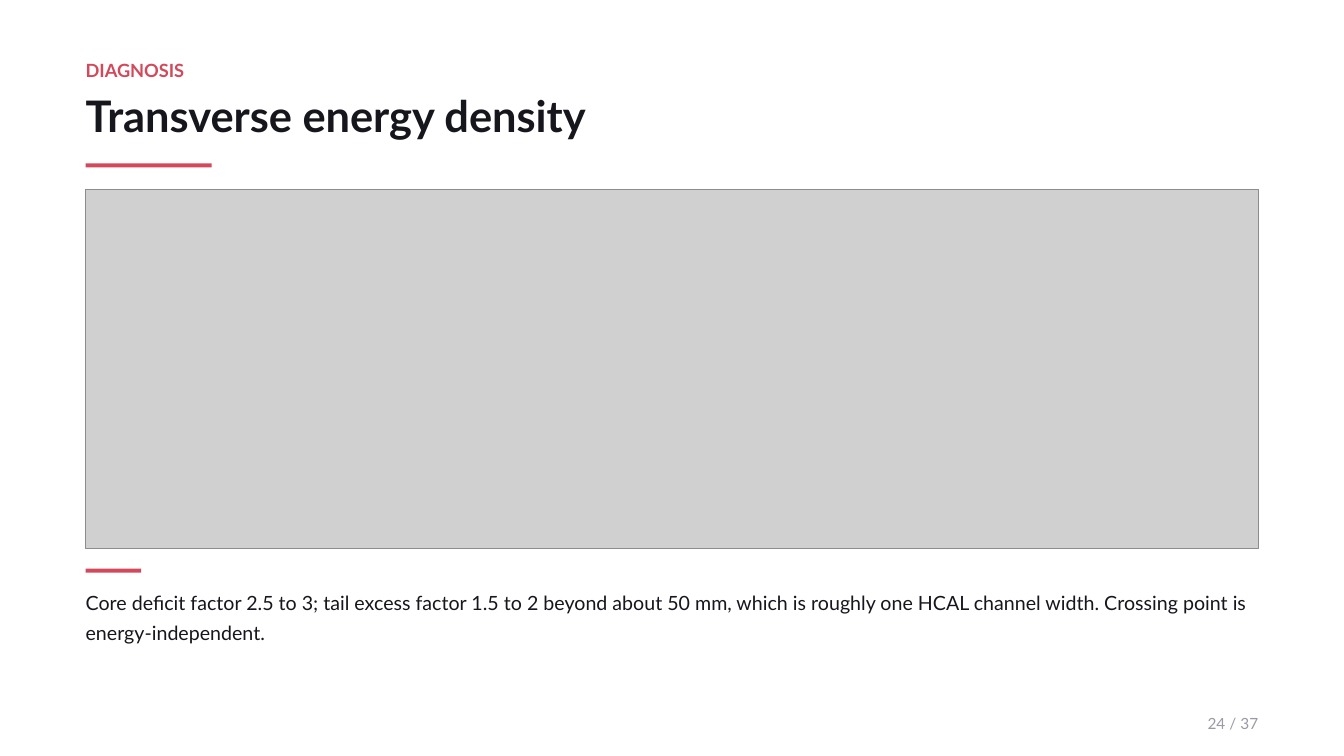
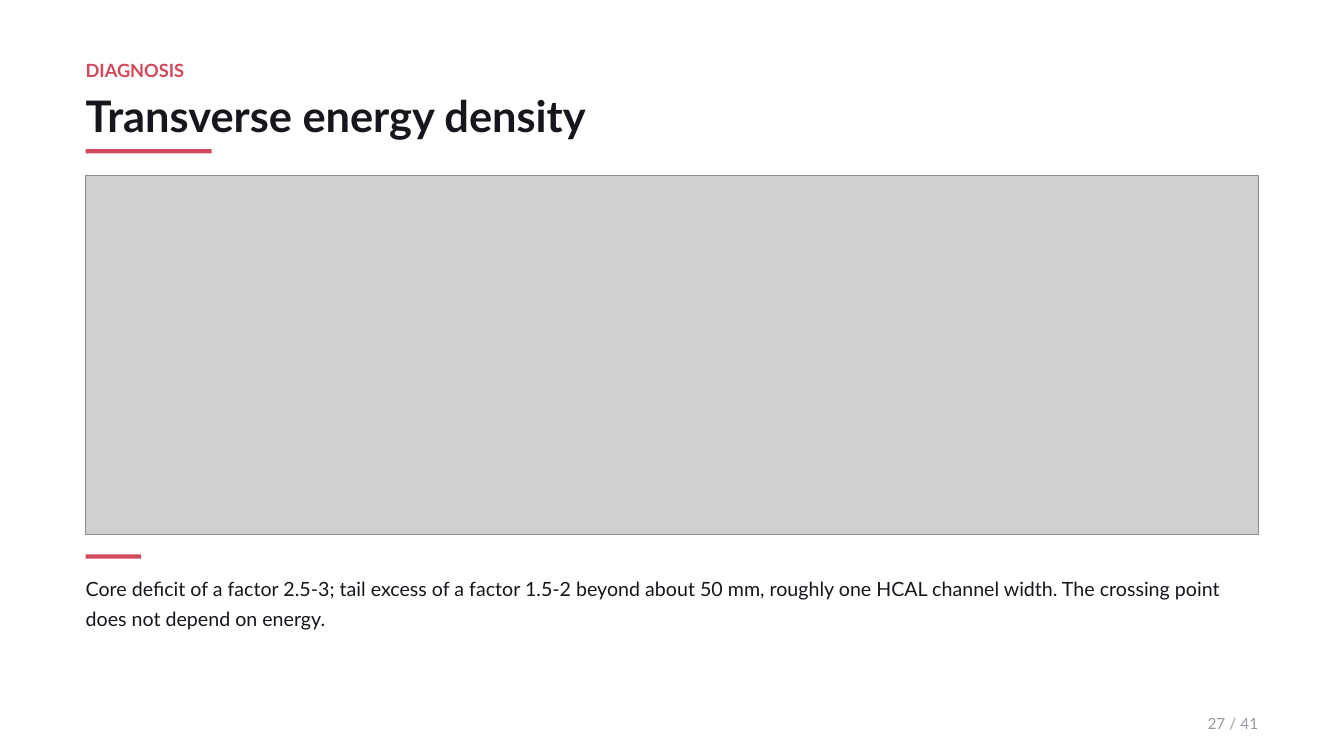
Before and after one commit to JulianAttemptsCoding/Fast-MC-CBSC, a slide deck: slide 27 of exhibition/c2st_20260728/CBSC_ZDC_FastMC_overview.pptx (slide 24 before the commit). Drawn at 1344x756 pixels with LibreOffice and Linux fonts; fonts in the diff are those of the drawing; grey boxes stand for pictures. Boxes give left, top, right and bottom in pixels: in the first picture for what was removed or moved away, otherwise in the second. Text is boxed around its words. In the diff, an @@ line names an element or a change of style, - is before the commit and + after.

```diff
--- a/exhibition/c2st_20260728/CBSC_ZDC_FastMC_overview.pptx
+++ b/exhibition/c2st_20260728/CBSC_ZDC_FastMC_overview.pptx
@@ 2 rectangles, 1 picture: place and size @@
-2 rectangles, 1 picture at [86, 163, 1258, 573]
+2 rectangles, 1 picture at [86, 149, 1258, 559]
@@ text at [86, 581, 1220, 630]: text changed @@
-Core deficit factor 2.5 to 3; tail excess factor 1.5 to 2 beyond about 50 mm, which is roughly one HCAL channel width. Crossing point is energy-independent.
+Core deficit of a factor 2.5-3; tail excess of a factor 1.5-2 beyond about 50 mm, roughly one HCAL channel width. The crossing point does not depend on energy.
@@ text at [1208, 718, 1258, 729]: text changed @@
-24 / 37
+27 / 41
```
Also in this commit, not shown: 18 other slides changed, 22 slides added, 18 slides removed, 12 other files.
